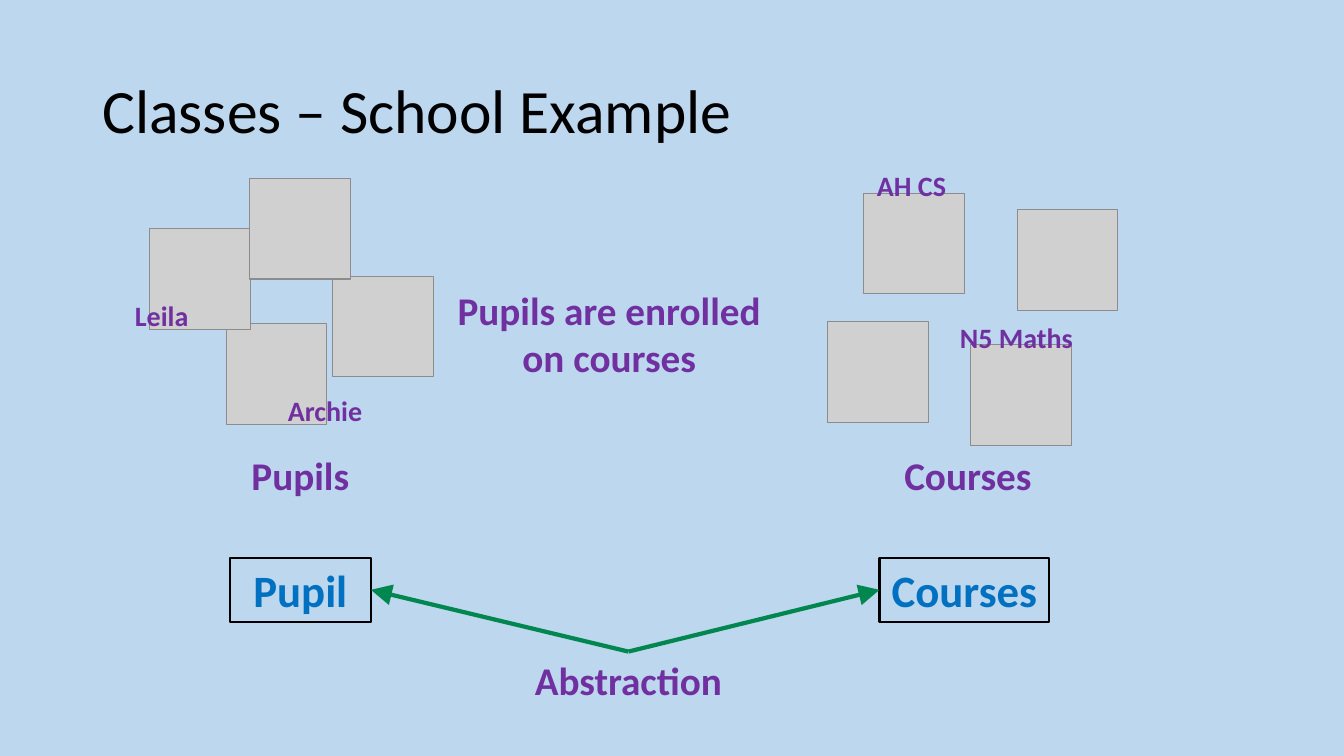
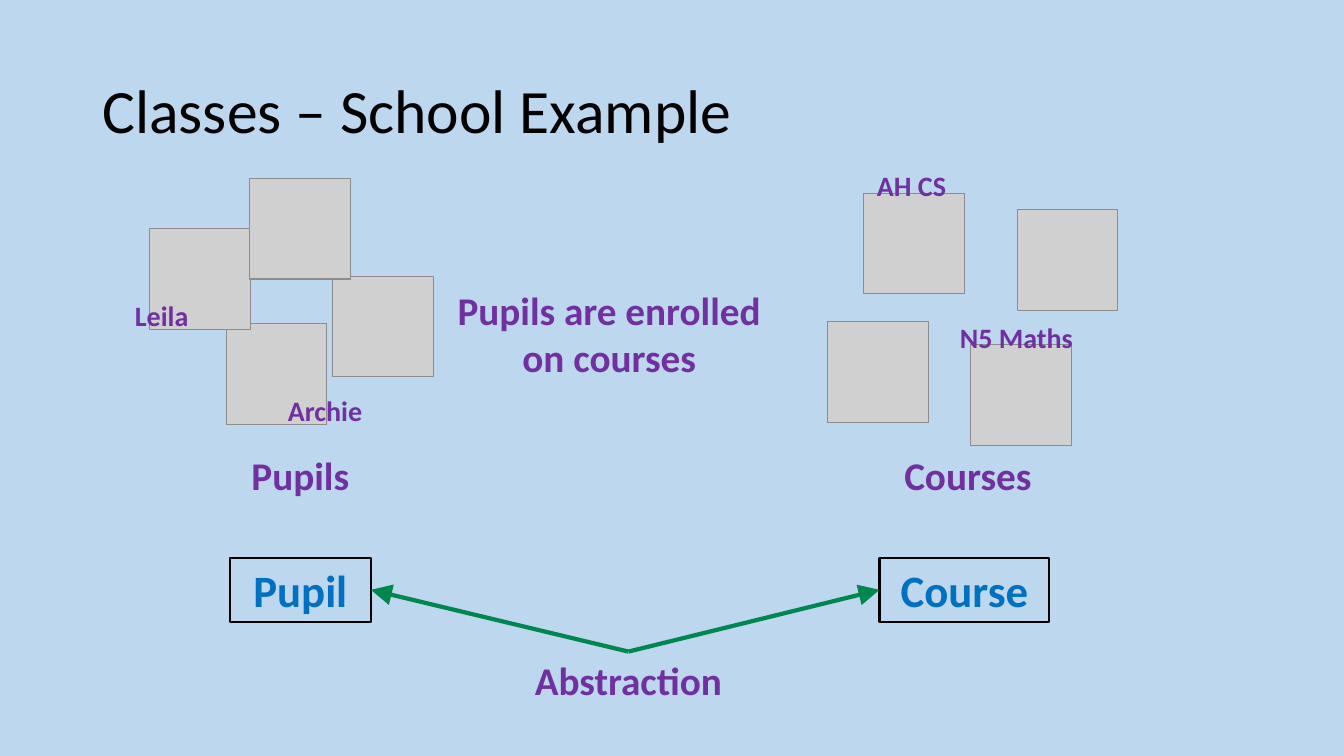
Before and after one commit to MrFriendCS/MrFriendCS.github.io, a slide deck: slide 18 of ah-cs/sdd/AH CS SDD Slides.pptx. Drawn at 1344x756 pixels with LibreOffice and Linux fonts; fonts in the diff are those of the drawing; grey boxes stand for pictures. Boxes give left, top, right and bottom in pixels: in the first picture for what was removed or moved away, otherwise in the second. Text is boxed around its words. In the diff, an @@ line names an element or a change of style, - is before the commit and + after.

```diff
--- a/ah-cs/sdd/AH CS SDD Slides.pptx
+++ b/ah-cs/sdd/AH CS SDD Slides.pptx
@@ text in rectangle at [901, 577, 1029, 608]: text changed @@
-Courses
+Course
```
Also in this commit, not shown: 4 other slides changed, 4 slides added, 2 other files.
